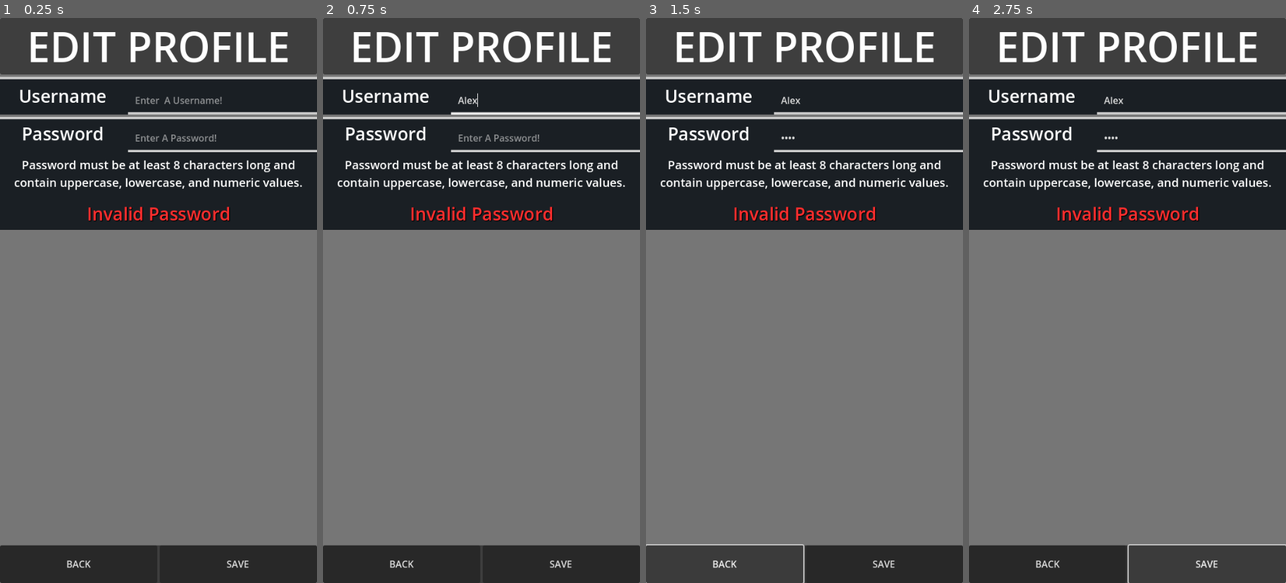
Above: before the commit, frames 1-4 (left to right).
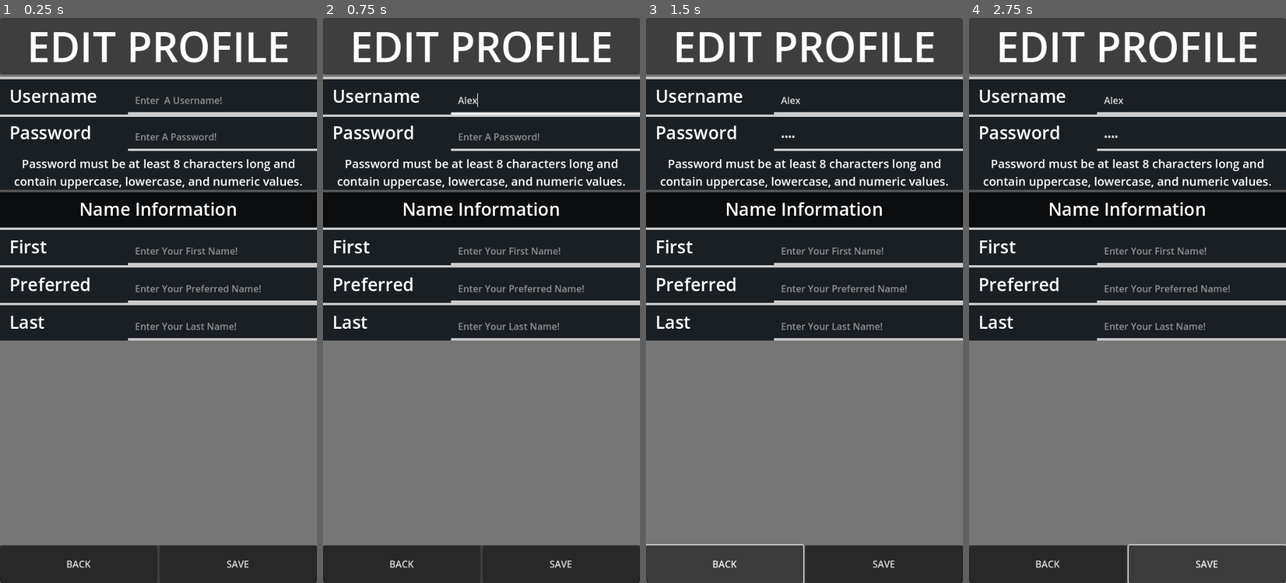
Above: after the commit, the same moments.

Repository: Wyatt5150/Dog-Tinder-Codestuff
Game: Godot game, scene res://Scenes/EditUserProfile.tscn
Two runs of this game, one before a commit and one after it. Both use one fixed random seed, a clock stepped at 60 frames per second and the inputs below.
Inputs (mouse positions are in pixels of both pictures, inside the frame that each line leads up to):
- Up to frame 1 (0.25 s): no input
- Up to frame 2 (0.75 s): click (544, 97) at 0.52 s; type "Alex" at 0.6 s
- Up to frame 3 (1.5 s): click (867, 131) at 0.75 s; type "Alex" at 0.83 s; click "BACK" at 1.25 s
- Up to frame 4 (2.75 s): click "SAVE" at 2 s

The runs differ from the first frame. In frame 1, 25% of the frame differs, in the area x 0-100%, y 12-58%; in frame 2, 25%; in frame 3, 25%; in frame 4, 25%.

Commit message:
Name Panels

Diff:
--- a/Datez4Dogz/Scenes/EditUserProfile.tscn
+++ b/Datez4Dogz/Scenes/EditUserProfile.tscn
@@ -1,8 +1,9 @@
-[gd_scene load_steps=4 format=3 uid="uid://5kr7gpwa4bmm"]
+[gd_scene load_steps=5 format=3 uid="uid://5kr7gpwa4bmm"]
 
 [ext_resource type="Theme" uid="uid://de8v2cdqc8x16" path="res://Themes/BigHeaderTheme.tres" id="1_et03q"]
 [ext_resource type="Theme" uid="uid://brtq38ympa1w8" path="res://Themes/SmallHeaderTheme.tres" id="2_0peoq"]
 [ext_resource type="PackedScene" uid="uid://cum2h2tgqmh77" path="res://Scenes/Panels/SettingPanel.tscn" id="2_5c1me"]
+[ext_resource type="Theme" uid="uid://6hdp0kr0obht" path="res://Themes/BodyTheme.tres" id="3_fet4r"]
 
 [node name="EditUserProfile" type="Control"]
 layout_mode = 3
@@ -60,8 +61,10 @@
 layout_mode = 2
 size_flags_horizontal = 3
 size_flags_vertical = 3
+theme_override_constants/separation = 0
 
 [node name="Username" parent="VBoxContainer/Content/VBoxContainer" instance=ExtResource("2_5c1me")]
+custom_minimum_size = Vector2(0, 64)
 layout_mode = 2
 label_text = "Username"
 placeholder_text = "Enter  A Username!"
@@ -70,15 +73,58 @@
 invalid_text = "Username cannot be blank"
 
 [node name="Password" parent="VBoxContainer/Content/VBoxContainer" instance=ExtResource("2_5c1me")]
-custom_minimum_size = Vector2(0, 192)
+custom_minimum_size = Vector2(0, 128)
 layout_mode = 2
 label_text = "Password"
 placeholder_text = "Enter A Password!"
 secret = true
 subtext = "Password must be at least 8 characters long and contain uppercase, lowercase, and numeric values."
+display_error_text = false
 invalid_text = "Invalid Password"
 use_regex = true
 regex_key = "^(?=.*[a-z])(?=.*[A-Z])(?=.*\\d)(?=.*[@$!%*?&])[A-Za-z\\d@$!%*?&]{8,10}$"
+
+[node name="NameSection" type="Panel" parent="VBoxContainer/Content/VBoxContainer"]
+self_modulate = Color(0.427493, 0.427493, 0.427493, 1)
+custom_minimum_size = Vector2(0, 64)
+layout_mode = 2
+theme = ExtResource("3_fet4r")
+
+[node name="Label" type="Label" parent="VBoxContainer/Content/VBoxContainer/NameSection"]
+layout_mode = 1
+anchors_preset = 15
+anchor_right = 1.0
+anchor_bottom = 1.0
+grow_horizontal = 2
+grow_vertical = 2
+text = "Name Information"
+horizontal_alignment = 1
+vertical_alignment = 1
+
+[node name="FirstName" parent="VBoxContainer/Content/VBoxContainer" instance=ExtResource("2_5c1me")]
+custom_minimum_size = Vector2(0, 64)
+layout_mode = 2
+label_text = "First"
+placeholder_text = "Enter Your First Name!"
+display_subtext = false
+display_error_text = false
+invalid_text = "First Name cannot be blank"
+
+[node name="PreferredName" parent="VBoxContainer/Content/VBoxContainer" instance=ExtResource("2_5c1me")]
+custom_minimum_size = Vector2(0, 64)
+layout_mode = 2
+label_text = "Preferred"
+placeholder_text = "Enter Your Preferred Name!"
+display_subtext = false
+display_error_text = false
+
+[node name="LastName" parent="VBoxContainer/Content/VBoxContainer" instance=ExtResource("2_5c1me")]
+custom_minimum_size = Vector2(0, 64)
+layout_mode = 2
+label_text = "Last"
+placeholder_text = "Enter Your Last Name!"
+display_subtext = false
+display_error_text = false
 
 [node name="NavigationButtons" type="Panel" parent="VBoxContainer"]
 custom_minimum_size = Vector2(0, 64)
--- a/Datez4Dogz/Scenes/Panels/SettingPanel.tscn
+++ b/Datez4Dogz/Scenes/Panels/SettingPanel.tscn
@@ -1,14 +1,17 @@
-[gd_scene load_steps=4 format=3 uid="uid://cum2h2tgqmh77"]
+[gd_scene load_steps=5 format=3 uid="uid://cum2h2tgqmh77"]
 
 [ext_resource type="Theme" uid="uid://6hdp0kr0obht" path="res://Themes/BodyTheme.tres" id="1_nfed1"]
 [ext_resource type="Script" path="res://Scenes/Panels/setting_panel.gd" id="1_ulove"]
+
+[sub_resource type="StyleBoxEmpty" id="StyleBoxEmpty_co301"]
+content_margin_left = 16.0
 
 [sub_resource type="LabelSettings" id="LabelSettings_fbo82"]
 line_spacing = 2.0
 font_size = 20
 
 [node name="SettingPanel" type="Panel"]
-custom_minimum_size = Vector2(0, 64)
+custom_minimum_size = Vector2(0, 192)
 anchors_preset = 15
 anchor_right = 1.0
 anchor_bottom = 1.0
@@ -37,8 +40,8 @@
 layout_mode = 2
 size_flags_horizontal = 3
 size_flags_vertical = 3
+theme_override_styles/normal = SubResource("StyleBoxEmpty_co301")
 text = "Placeholder:"
-horizontal_alignment = 1
 vertical_alignment = 1
 
 [node name="InputText" type="LineEdit" parent="VBoxContainer2/UserInput"]
--- a/Datez4Dogz/Scenes/Panels/UsernamePanel.tscn
+++ /dev/null
@@ -1,12 +0,0 @@
-[gd_scene load_steps=2 format=3 uid="uid://fudely5h2gaa"]
-
-[ext_resource type="Script" path="res://Scenes/Panels/username_panel.gd" id="1_1hjyr"]
-
-[node name="UsernamePanel" type="Control"]
-layout_mode = 3
-anchors_preset = 15
-anchor_right = 1.0
-anchor_bottom = 1.0
-grow_horizontal = 2
-grow_vertical = 2
-script = ExtResource("1_1hjyr")
--- a/Datez4Dogz/Scenes/Panels/username_panel.gd
+++ /dev/null
@@ -1,11 +0,0 @@
-extends SettingPanel
-
-
-# Called when the node enters the scene tree for the first time.
-func _ready() -> void:
-	pass # Replace with function body.
-
-
-# Called every frame. 'delta' is the elapsed time since the previous frame.
-func _process(delta: float) -> void:
-	pass
